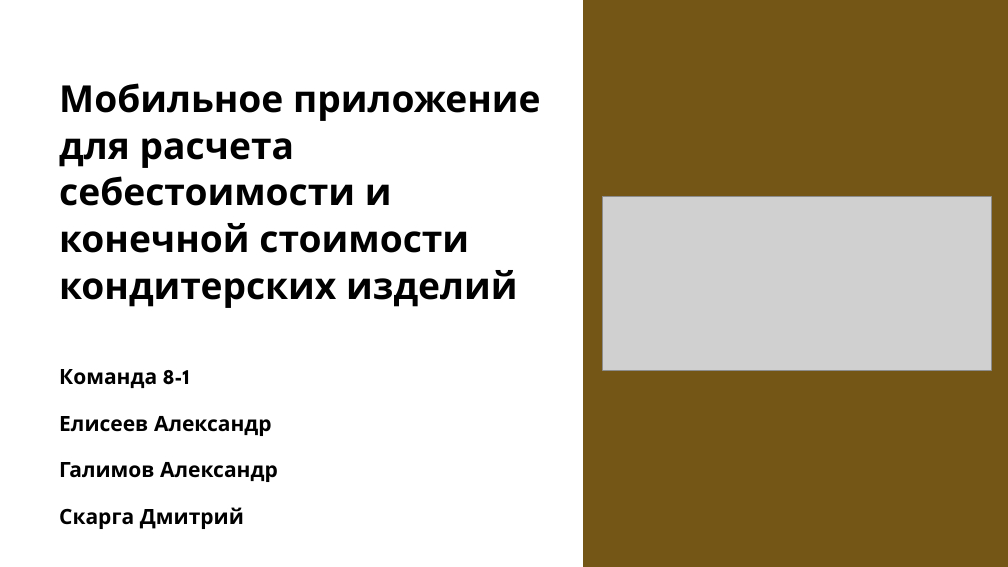
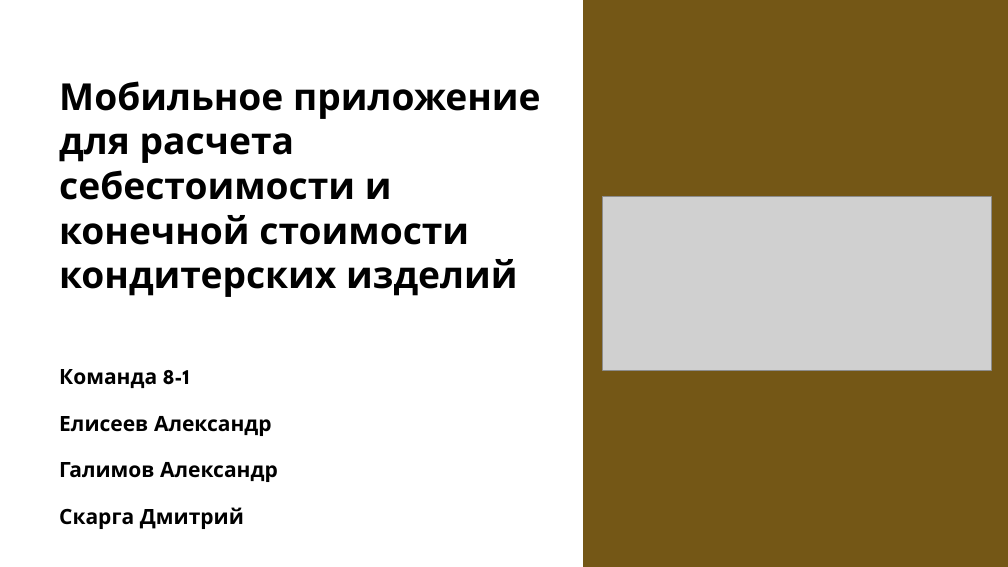
Before and after one commit to SanyaElis/ConfectioneryCostTracker, a slide deck: slide 1 of documentation/Презентация продукта.pptx. Drawn at 1008x567 pixels with LibreOffice and Linux fonts; fonts in the diff are those of the drawing; grey boxes stand for pictures. Boxes give left, top, right and bottom in pixels: in the first picture for what was removed or moved away, otherwise in the second. Text is boxed around its words. In the diff, an @@ line names an element or a change of style, - is before the commit and + after.

```diff
--- a/documentation/Презентация продукта.pptx
+++ b/documentation/Презентация продукта.pptx
@@ text "Мобильное приложение для расчета себестоимости ..." at <box>59,81,541,297</box>: line spacing 53.4pt to 1 @@
```
Also in this commit, not shown: 13 other slides changed, 1 slide removed, 1 other file.
